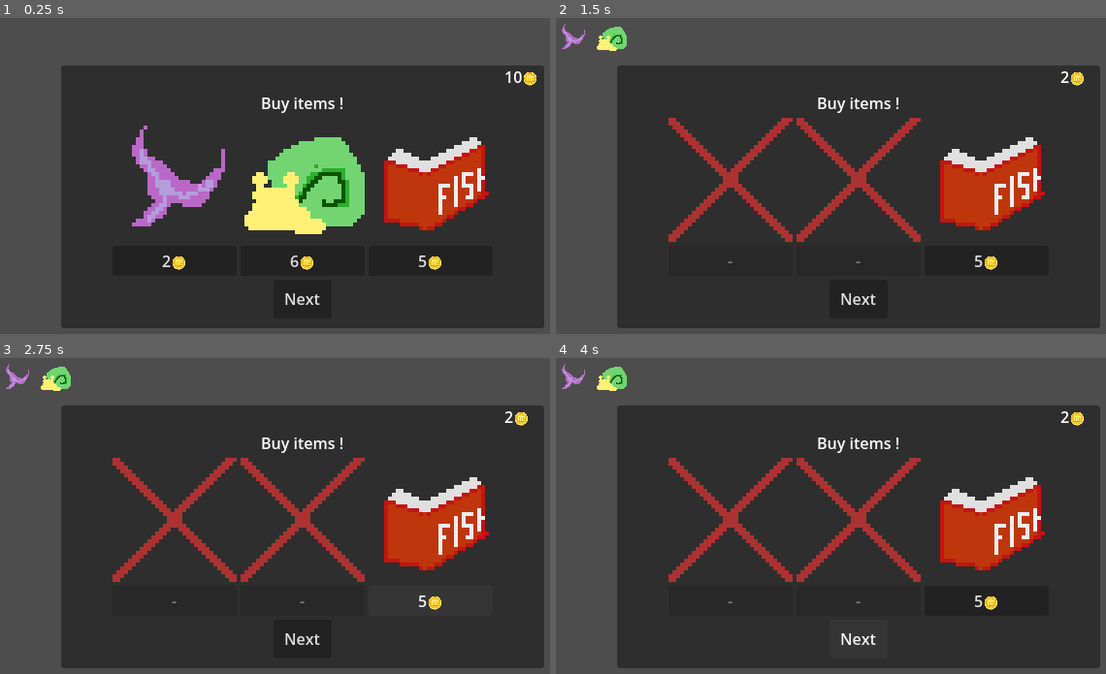
Above: before the commit, frames 1-4 (two rows, left to right).
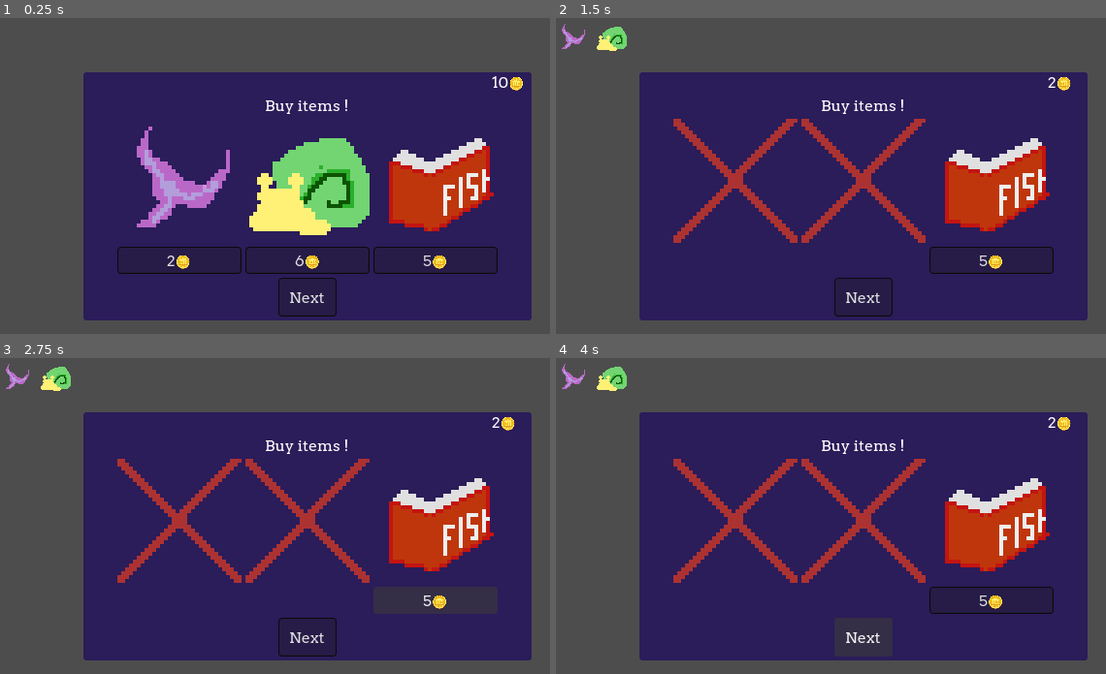
Above: after the commit, the same moments.

Repository: Timeo21/OGJ-8
Game: Godot game, scene res://scenes/tester.tscn
The game is run twice, just before and just after one commit, with the same random seed, the same clock (stepped at 60 frames per second) and the same inputs. This scene is started directly instead of the project's main scene. Sound files missing from this copy of the repository are replaced by a short silence.
Inputs:
- Up to frame 1 (0.25 s): no input
- Up to frame 2 (1.5 s): click "2🪙" at 0.5 s; click "6🪙" at 1.25 s
- Up to frame 3 (2.75 s): click "5🪙" at 2 s
- Up to frame 4 (4 s): click "Next" at 2.75 s; click "Next" at 3.5 s

The runs differ from the first frame. In frame 1, 65% of the frame differs, in the area x 11-99%, y 15-99%; in frame 2, 68%; in frame 3, 67%; in frame 4, 67%.

Commit message:
add sounds

Diff:
--- /dev/null
+++ b/ressources/main_theme.tres
@@ -0,0 +1,143 @@
+[gd_resource type="Theme" format=3 uid="uid://be471ov2oduy2"]
+
+[ext_resource type="FontFile" uid="uid://e70jinsslhb6" path="res://assets/fonts/Arvo/Arvo-Regular.ttf" id="1_2cte2"]
+
+[sub_resource type="StyleBoxFlat" id="StyleBoxFlat_ajxib"]
+content_margin_left = 4.0
+content_margin_top = 4.0
+content_margin_right = 4.0
+content_margin_bottom = 4.0
+bg_color = Color(0.101960786, 0.101960786, 0.101960786, 0)
+corner_radius_top_left = 3
+corner_radius_top_right = 3
+corner_radius_bottom_right = 3
+corner_radius_bottom_left = 3
+corner_detail = 5
+
+[sub_resource type="StyleBoxFlat" id="StyleBoxFlat_8r1wq"]
+content_margin_left = 4.0
+content_margin_top = 4.0
+content_margin_right = 4.0
+content_margin_bottom = 4.0
+bg_color = Color(1, 1, 1, 0.75)
+draw_center = false
+border_width_left = 2
+border_width_top = 2
+border_width_right = 2
+border_width_bottom = 2
+corner_radius_top_left = 3
+corner_radius_top_right = 3
+corner_radius_bottom_right = 3
+corner_radius_bottom_left = 3
+corner_detail = 5
+expand_margin_left = 2.0
+expand_margin_top = 2.0
+expand_margin_right = 2.0
+expand_margin_bottom = 2.0
+
+[sub_resource type="StyleBoxFlat" id="StyleBoxFlat_y6sft"]
+content_margin_left = 4.0
+content_margin_top = 4.0
+content_margin_right = 4.0
+content_margin_bottom = 4.0
+bg_color = Color(0.225, 0.225, 0.225, 0.6)
+corner_radius_top_left = 3
+corner_radius_top_right = 3
+corner_radius_bottom_right = 3
+corner_radius_bottom_left = 3
+corner_detail = 5
+
+[sub_resource type="StyleBoxFlat" id="StyleBoxFlat_m4ofw"]
+content_margin_left = 4.0
+content_margin_top = 4.0
+content_margin_right = 4.0
+content_margin_bottom = 4.0
+bg_color = Color(0.101960786, 0.101960786, 0.101960786, 0.2901961)
+border_width_left = 1
+border_width_top = 1
+border_width_right = 1
+border_width_bottom = 1
+border_color = Color(0.040268786, 0.04026882, 0.040268727, 1)
+corner_radius_top_left = 3
+corner_radius_top_right = 3
+corner_radius_bottom_right = 3
+corner_radius_bottom_left = 3
+corner_detail = 5
+
+[sub_resource type="StyleBoxFlat" id="StyleBoxFlat_heatd"]
+content_margin_left = 4.0
+content_margin_top = 4.0
+content_margin_right = 4.0
+content_margin_bottom = 4.0
+bg_color = Color(0, 0, 0, 0.6)
+corner_radius_top_left = 3
+corner_radius_top_right = 3
+corner_radius_bottom_right = 3
+corner_radius_bottom_left = 3
+corner_detail = 5
+
+[sub_resource type="StyleBoxEmpty" id="StyleBoxEmpty_ajxib"]
+
+[sub_resource type="StyleBoxFlat" id="StyleBoxFlat_2fc2m"]
+content_margin_left = 0.0
+content_margin_top = 0.0
+content_margin_right = 0.0
+content_margin_bottom = 0.0
+bg_color = Color(0.14117648, 0.07058824, 0.3647059, 0.81960785)
+corner_radius_top_left = 3
+corner_radius_top_right = 3
+corner_radius_bottom_right = 3
+corner_radius_bottom_left = 3
+corner_detail = 5
+
+[sub_resource type="StyleBoxFlat" id="StyleBoxFlat_032fp"]
+content_margin_left = 0.0
+content_margin_top = 0.0
+content_margin_right = 0.0
+content_margin_bottom = 0.0
+bg_color = Color(0.14117648, 0.07058824, 0.3647059, 0.81960785)
+corner_radius_top_left = 3
+corner_radius_top_right = 3
+corner_radius_bottom_right = 3
+corner_radius_bottom_left = 3
+corner_detail = 5
+
+[resource]
+Button/colors/font_color = Color(0.875, 0.875, 0.875, 1)
+Button/colors/font_disabled_color = Color(0.875, 0.875, 0.875, 0.5)
+Button/colors/font_focus_color = Color(0.95, 0.95, 0.95, 1)
+Button/colors/font_hover_color = Color(0.95, 0.95, 0.95, 1)
+Button/colors/font_hover_pressed_color = Color(1, 1, 1, 1)
+Button/colors/font_outline_color = Color(0, 0, 0, 1)
+Button/colors/font_pressed_color = Color(1, 1, 1, 1)
+Button/colors/icon_disabled_color = Color(1, 1, 1, 0.4)
+Button/colors/icon_focus_color = Color(1, 1, 1, 1)
+Button/colors/icon_hover_color = Color(1, 1, 1, 1)
+Button/colors/icon_hover_pressed_color = Color(1, 1, 1, 1)
+Button/colors/icon_normal_color = Color(1, 1, 1, 1)
+Button/colors/icon_pressed_color = Color(1, 1, 1, 1)
+Button/constants/align_to_largest_stylebox = 0
+Button/constants/h_separation = 4
+Button/constants/icon_max_width = 0
+Button/constants/outline_size = 0
+Button/font_sizes/font_size = 16
+Button/fonts/font = ExtResource("1_2cte2")
+Button/styles/disabled = SubResource("StyleBoxFlat_ajxib")
+Button/styles/focus = SubResource("StyleBoxFlat_8r1wq")
+Button/styles/hover = SubResource("StyleBoxFlat_y6sft")
+Button/styles/normal = SubResource("StyleBoxFlat_m4ofw")
+Button/styles/pressed = SubResource("StyleBoxFlat_heatd")
+Label/colors/font_color = Color(1, 1, 1, 1)
+Label/colors/font_outline_color = Color(0, 0, 0, 1)
+Label/colors/font_shadow_color = Color(0, 0, 0, 0)
+Label/constants/line_spacing = 3
+Label/constants/outline_size = 0
+Label/constants/shadow_offset_x = 1
+Label/constants/shadow_offset_y = 1
+Label/constants/shadow_outline_size = 1
+Label/font_sizes/font_size = 16
+Label/fonts/font = ExtResource("1_2cte2")
+Label/styles/focus = SubResource("StyleBoxFlat_8r1wq")
+Label/styles/normal = SubResource("StyleBoxEmpty_ajxib")
+Panel/styles/panel = SubResource("StyleBoxFlat_2fc2m")
+PanelContainer/styles/panel = SubResource("StyleBoxFlat_032fp")
--- a/scenes/music_manager.tscn
+++ b/scenes/music_manager.tscn
@@ -2,13 +2,18 @@
 
 [ext_resource type="Script" uid="uid://bw1b425yyfk05" path="res://scripts/singletons/music_manager.gd" id="1_hetdf"]
 [ext_resource type="AudioStream" uid="uid://w5fwieum7afd" path="res://assets/musics/gamejam1.mp3" id="1_tn5dr"]
+[ext_resource type="AudioStream" uid="uid://b60acskqmnhsu" path="res://assets/sfx/kenney_ui-audio/Audio/click3.ogg" id="3_jd6i5"]
 
-[node name="MusicManager" type="Node" unique_id=891249277 node_paths=PackedStringArray("audio_player")]
+[node name="MusicManager" type="Node" unique_id=891249277 node_paths=PackedStringArray("audio_player", "click_player")]
 script = ExtResource("1_hetdf")
-audio_player = NodePath("AudioStreamPlayer")
+audio_player = NodePath("MusicPlayer")
+click_player = NodePath("ClickPlayer")
 
-[node name="AudioStreamPlayer" type="AudioStreamPlayer" parent="." unique_id=112407816]
+[node name="MusicPlayer" type="AudioStreamPlayer" parent="." unique_id=112407816]
 stream = ExtResource("1_tn5dr")
 autoplay = true
 
-[connection signal="finished" from="AudioStreamPlayer" to="." method="_on_audio_stream_player_finished"]
+[node name="ClickPlayer" type="AudioStreamPlayer" parent="." unique_id=604848788]
+stream = ExtResource("3_jd6i5")
+
+[connection signal="finished" from="MusicPlayer" to="." method="_on_audio_stream_player_finished"]
--- a/scenes/shop.tscn
+++ b/scenes/shop.tscn
@@ -1,7 +1,9 @@
 [gd_scene format=3 uid="uid://bth3r3oxdsw0t"]
 
 [ext_resource type="Script" uid="uid://b2rcxd26qte3" path="res://scripts/shop.gd" id="1_1l46r"]
+[ext_resource type="Theme" uid="uid://be471ov2oduy2" path="res://ressources/main_theme.tres" id="1_2fc2m"]
 [ext_resource type="PackedScene" uid="uid://cr0l7sl7l4gtu" path="res://scenes/day_summary_panel.tscn" id="1_lx5au"]
+[ext_resource type="Texture2D" uid="uid://dsmn2qbkoicpk" path="res://assets/decorations/background.png" id="2_032fp"]
 [ext_resource type="PackedScene" uid="uid://dot5nw3cee6xr" path="res://scenes/buy_panel.tscn" id="2_xfvoa"]
 
 [node name="Shop" type="Control" unique_id=1618240600]
@@ -12,7 +14,17 @@
 grow_horizontal = 2
 grow_vertical = 2
 size_flags_horizontal = 8
+theme = ExtResource("1_2fc2m")
 script = ExtResource("1_1l46r")
+
+[node name="TextureRect" type="TextureRect" parent="." unique_id=108755388]
+layout_mode = 1
+anchors_preset = 15
+anchor_right = 1.0
+anchor_bottom = 1.0
+grow_horizontal = 2
+grow_vertical = 2
+texture = ExtResource("2_032fp")
 
 [node name="DaySummaryPanel" parent="." unique_id=73380075 instance=ExtResource("1_lx5au")]
 layout_mode = 1
@@ -22,6 +34,7 @@
 offset_bottom = -79.0
 
 [node name="BuyPanel" parent="." unique_id=2124875960 instance=ExtResource("2_xfvoa")]
+visible = false
 layout_mode = 1
 offset_left = 105.0
 offset_top = 17.0
--- a/scenes/tester.tscn
+++ b/scenes/tester.tscn
@@ -2,18 +2,46 @@
 
 [ext_resource type="Script" uid="uid://cuicj3e1jp8ah" path="res://scripts/tester.gd" id="1_mnnv6"]
 [ext_resource type="PackedScene" uid="uid://cr0l7sl7l4gtu" path="res://scenes/day_summary_panel.tscn" id="2_qt16s"]
+[ext_resource type="Theme" uid="uid://be471ov2oduy2" path="res://ressources/main_theme.tres" id="2_yyub0"]
 [ext_resource type="PackedScene" uid="uid://dot5nw3cee6xr" path="res://scenes/buy_panel.tscn" id="3_m6jnb"]
 [ext_resource type="PackedScene" uid="uid://3n24msgoysxt" path="res://scenes/item_overlay.tscn" id="4_0hq0q"]
 
-[node name="Tester" type="Node" unique_id=90102652]
+[node name="Tester" type="Node" unique_id=90102652 node_paths=PackedStringArray("buy_panel", "summary_panel")]
 script = ExtResource("1_mnnv6")
 test_number = 3
+buy_panel = NodePath("Control/BuyPanel")
+summary_panel = NodePath("Control/DaySummaryPanel")
 
-[node name="DaySummaryPanel" parent="." unique_id=73380075 instance=ExtResource("2_qt16s")]
+[node name="Control" type="Control" parent="." unique_id=818949718]
+layout_mode = 3
+anchors_preset = 15
+anchor_right = 1.0
+anchor_bottom = 1.0
+grow_horizontal = 2
+grow_vertical = 2
+theme = ExtResource("2_yyub0")
+
+[node name="DaySummaryPanel" parent="Control" unique_id=73380075 instance=ExtResource("2_qt16s")]
 visible = false
+layout_mode = 1
+offset_left = 91.0
+offset_top = 41.0
+offset_right = -111.0
+offset_bottom = -37.0
 
-[node name="BuyPanel" parent="." unique_id=2124875960 instance=ExtResource("3_m6jnb")]
+[node name="BuyPanel" parent="Control" unique_id=2124875960 instance=ExtResource("3_m6jnb")]
 visible = false
+layout_mode = 1
+offset_left = 91.0
+offset_top = 58.0
+offset_right = -87.0
+offset_bottom = -46.0
 
-[node name="ItemOverlay" parent="." unique_id=1326312432 instance=ExtResource("4_0hq0q")]
+[node name="ItemOverlay" parent="Control" unique_id=1326312432 instance=ExtResource("4_0hq0q")]
+layout_mode = 1
+anchors_preset = 0
+anchor_right = 0.0
+anchor_bottom = 0.0
+grow_horizontal = 1
+grow_vertical = 1
 mouse_filter = 2
--- a/scripts/buy_panel.gd
+++ b/scripts/buy_panel.gd
@@ -31,6 +31,7 @@
 		buy_buttons[i].text =  "%d🪙" % item.price
 
 func process_buy_press(pos: Utils.BuyButtonPostion) -> void:
+	SignalBus.button_clicked.emit()
 	var db: Dictionary[Utils.ItemId, GameItem] = GameState.item_db
 	var item: GameItem = db[to_offer[pos]]
 	if GameState.bank_money < item.price:
@@ -45,7 +46,7 @@
 	SignalBus.items_updated.emit()
 
 	images[pos].texture = out_of_stock_img
-	buy_buttons[pos].text =  "-"
+	buy_buttons[pos].text =  ""
 	buy_buttons[pos].disabled = true
 
 
@@ -60,4 +61,5 @@
 
 
 func _on_button_pressed() -> void:
+	SignalBus.button_clicked.emit()
 	buy_panel_next.emit()
--- a/scripts/day_summary_panel.gd
+++ b/scripts/day_summary_panel.gd
@@ -35,4 +35,5 @@
 
 
 func _on_button_pressed() -> void:
+	SignalBus.button_clicked.emit()
 	day_summary_next.emit()
--- a/scripts/singletons/music_manager.gd
+++ b/scripts/singletons/music_manager.gd
@@ -1,6 +1,13 @@
 extends Node
 
 @export var audio_player: AudioStreamPlayer
+@export var click_player: AudioStreamPlayer
 
 func _on_audio_stream_player_finished() -> void:
 	audio_player.play(21.883)
+
+func _init() -> void:
+	SignalBus.button_clicked.connect(play_click)
+
+func play_click() -> void:
+	click_player.play()
--- a/scripts/singletons/signal_bus.gd
+++ b/scripts/singletons/signal_bus.gd
@@ -1,3 +1,4 @@
 extends Node
 
 signal items_updated
+signal button_clicked
--- a/scripts/tester.gd
+++ b/scripts/tester.gd
@@ -1,6 +1,9 @@
 extends Node
 
 @export var test_number: int = 1
+@export var buy_panel: BuyPanel
+@export var summary_panel: DaySummaryPanel
+
 
 func _ready() -> void:
 	print("in tester")
@@ -15,12 +18,12 @@
 
 	if test_number == 2:
 		print("trying to update summary")
-		$DaySummaryPanel.show()
-		$DaySummaryPanel.display_day_summary(DaySummary.new(2,3,4))
+		summary_panel.show()
+		summary_panel.display_day_summary(DaySummary.new(2,3,4))
 
 	if test_number == 3:
 		randomize()
 		print("trying to update buy panel")
 		GameState.bank_money = 10
-		$BuyPanel.show()
-		$BuyPanel.setup_shop()
+		buy_panel.show()
+		buy_panel.setup_shop()
Binary file added: assets/fonts/Arvo/Arvo-Bold.ttf
Not shown, added: assets/fonts/Arvo/Arvo-Bold.ttf.import
Binary file added: assets/fonts/Arvo/Arvo-BoldItalic.ttf
Not shown, added: assets/fonts/Arvo/Arvo-BoldItalic.ttf.import
Binary file added: assets/fonts/Arvo/Arvo-Italic.ttf
Not shown, added: assets/fonts/Arvo/Arvo-Italic.ttf.import
Binary file added: assets/fonts/Arvo/Arvo-Regular.ttf
Not shown, added: assets/fonts/Arvo/Arvo-Regular.ttf.import
Not shown, added: assets/fonts/Arvo/OFL.txt
Not shown, added: assets/fonts/Titan_One/OFL.txt
Binary file added: assets/fonts/Titan_One/TitanOne-Regular.ttf
Not shown, added: assets/fonts/Titan_One/TitanOne-Regular.ttf.import
(and 107 more such lines)
